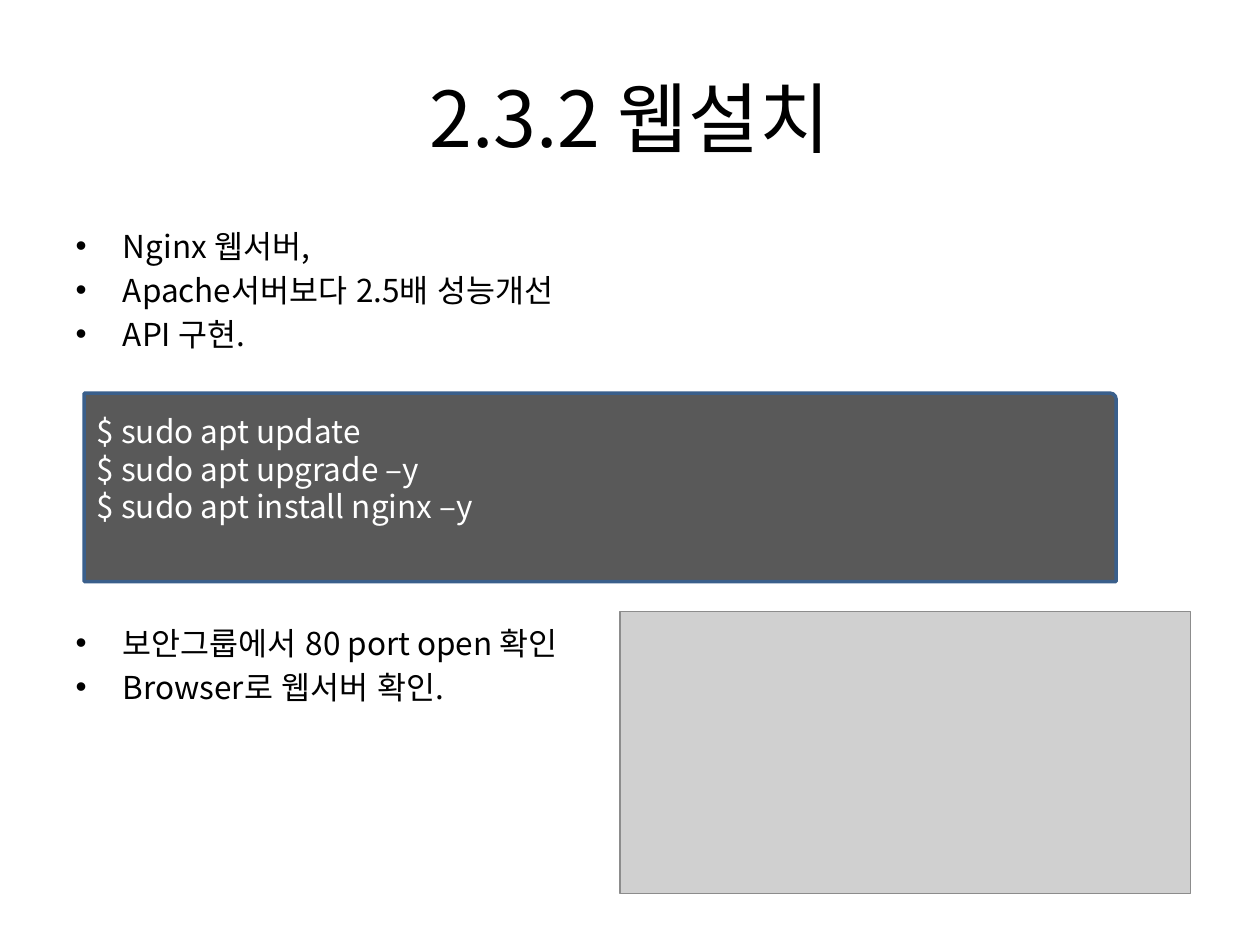
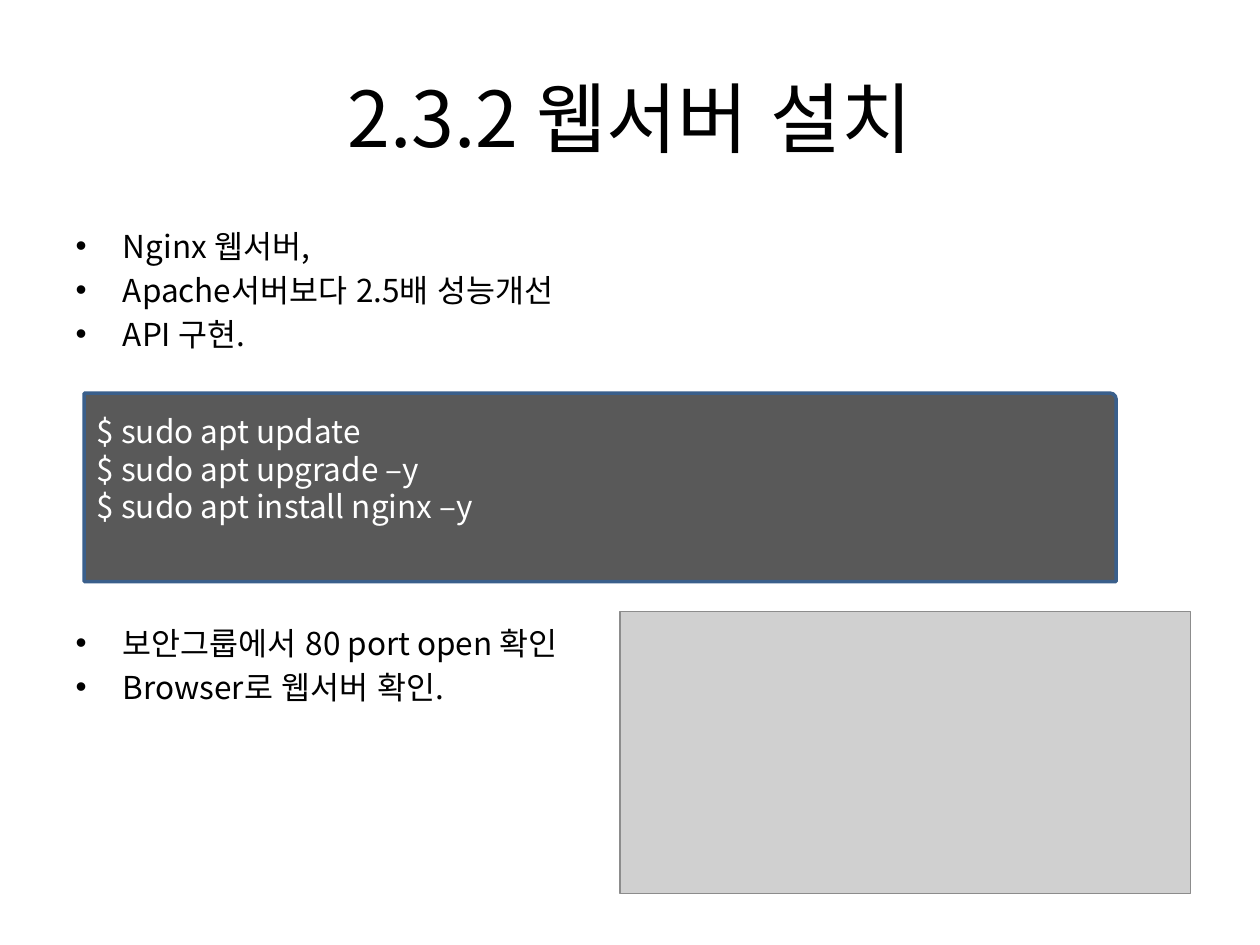
Before and after one commit to tuxxon/android_dev_lecture, a slide deck: slide 43 of 01.안드로이드 모바일 앱 개발-백엔드-안국환.pptx (slide 42 before the commit). Drawn at 1260x945 pixels with LibreOffice and Linux fonts; fonts in the diff are those of the drawing; grey boxes stand for pictures. Boxes give left, top, right and bottom in pixels: in the first picture for what was removed or moved away, otherwise in the second. Text is boxed around its words. In the diff, an @@ line names an element or a change of style, - is before the commit and + after.

Commit message:
aws & qa

```diff
--- a/01.안드로이드 모바일 앱 개발-백엔드-안국환.pptx
+++ b/01.안드로이드 모바일 앱 개발-백엔드-안국환.pptx
@@ title at box(348, 83, 912, 153): text changed @@
-2.3.2 웹설치
+2.3.2 웹서버 설치
```
Also in this commit, not shown: 2 slides added.
